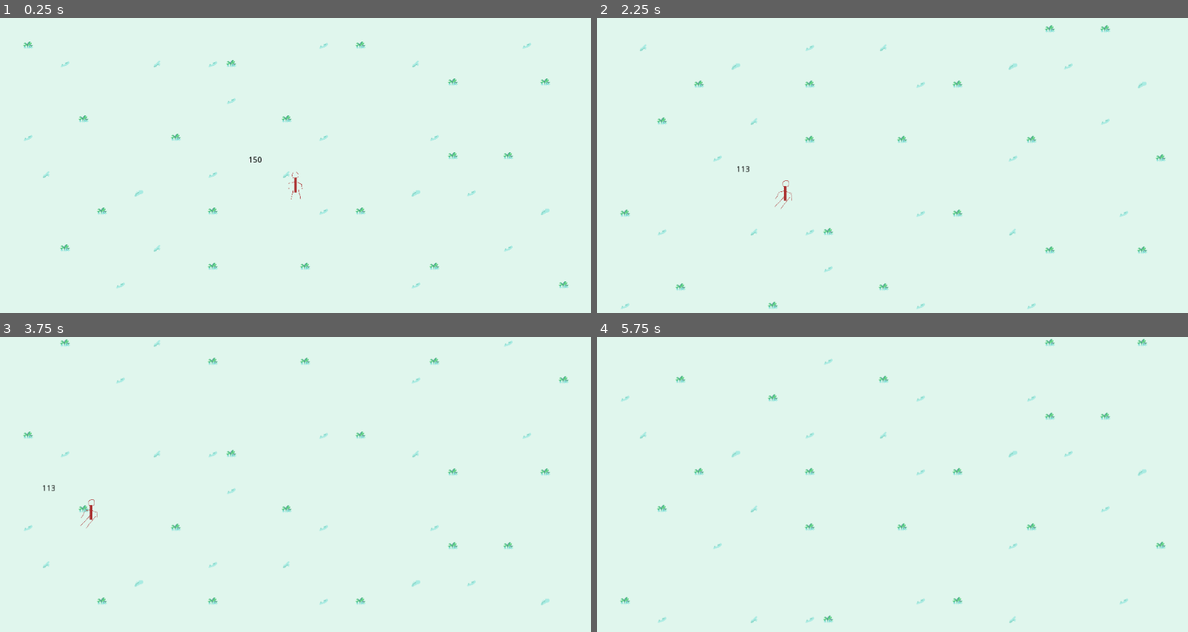
Above: before the commit, frames 1-4 (two rows, left to right).
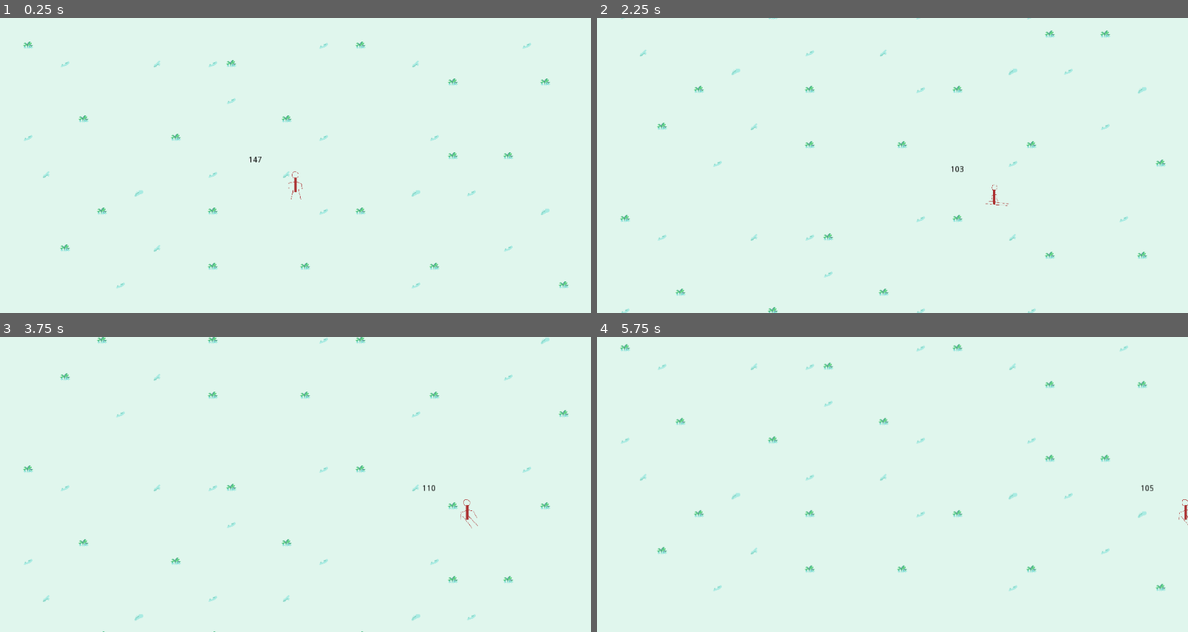
Above: after the commit, the same moments.

Repository: roycocup/ski
Game: Godot game, scene res://Scenes/World.tscn
The game is run twice, just before and just after one commit, with the same random seed, the same clock (stepped at 60 frames per second) and the same inputs.
Inputs:
- Up to frame 1 (0.25 s): no input
- Up to frame 2 (2.25 s): hold Right (ui_right) 0.53-1.28 s; hold 1 0.53-1.28 s; hold Down (ui_down) 1.28-2.03 s; tap 2 at 1.35 s; hold Right (ui_right) from 2.03 s (still down); hold 1 from 2.03 s (still down)
- Up to frame 3 (3.75 s): release 1 at 2.78 s; tap 2 at 2.85 s; tap Enter at 3.5 s; release Right (ui_right) at 3.53 s; hold Left (ui_left) from 3.53 s (still down); hold 1 from 3.53 s (still down)
- Up to frame 4 (5.75 s): release 1 at 4.28 s; tap 2 at 4.35 s; tap Space at 5 s; release Left (ui_left) at 5.03 s; hold Down (ui_down) from 5.03 s (still down); hold 1 from 5.03 s (still down)

The runs differ from the first frame. In frame 1, less than 0.1% of the frame differs, in the area x 42-52%, y 47-62%; in frame 2, 1.7%; in frame 3, 1.8%; in frame 4, 1.8%, in the area x 3-100%, y 0-97%.
Error before the commit: Invalid get index '3' (on base: 'Array'). (res://Scripts/FSM.gd:17)

Commit message:
implementing down on FSM

Diff:
--- a/Scripts/FSM.gd
+++ b/Scripts/FSM.gd
@@ -1,7 +1,7 @@
 extends Node
 
 enum states {RESET, LEFT1, LEFT2, RIGHT1, RIGHT2}
-enum events {LEFT, RIGHT}
+enum events {LEFT, RIGHT, RESET}
 
 var registered_states = []
 var current_state = null
@@ -16,14 +16,10 @@
 func handle(event):
 	var state = registered_states[current_state]
 	for link in state.allowed:
-		if link.event == events.LEFT:
-			current_state = state.allowed[events.LEFT].state
-		if link.event == events.RIGHT:
-			current_state = state.allowed[events.RIGHT].state
-
-
+		if link.event == event:
+			current_state = state.allowed[event].to_state
 
 
 class State:
 	var current = null
-	var allowed = [{"event":null, "state":null}]
+	var allowed = [{"event":null, "to_state":null}]
--- a/Scripts/Player.gd
+++ b/Scripts/Player.gd
@@ -19,72 +19,73 @@
 	animate()
 	check_reset_background()
 
+# Sets all possible states and their links to the next states
 func init_states():
 	FSM.add_state(
 		FSM.states.RESET, [
-			{"event":FSM.events.LEFT, "state":FSM.states.LEFT1},
-			{"event":FSM.events.RIGHT, "state":FSM.states.RIGHT1},
+			{"event":FSM.events.LEFT, "to_state":FSM.states.LEFT1},
+			{"event":FSM.events.RIGHT, "to_state":FSM.states.RIGHT1},
 		])
-	# FSM.add_state(FSM.states.LEFT1, [FSM.states.LEFT2, FSM.states.RESET])
-	# FSM.add_state(FSM.states.LEFT2, [FSM.states.LEFT1])
-	# FSM.add_state(FSM.states.RIGHT1, [FSM.states.RIGHT2, FSM.states.RESET])
-	# FSM.add_state(FSM.states.RIGHT2, [FSM.states.RIGHT1])
+	FSM.add_state(
+		FSM.states.LEFT1, [
+			{"event":FSM.events.LEFT, "to_state":FSM.states.LEFT2},
+			{"event":FSM.events.RIGHT, "to_state":FSM.states.RESET},
+		])
+	FSM.add_state(
+		FSM.states.LEFT2, [
+			{"event":FSM.events.LEFT, "to_state":FSM.states.LEFT2},
+			{"event":FSM.events.RIGHT, "to_state":FSM.states.LEFT1},
+		])
+	FSM.add_state(
+		FSM.states.RIGHT1, [
+			{"event":FSM.events.LEFT, "to_state":FSM.states.RESET},
+			{"event":FSM.events.RIGHT, "to_state":FSM.states.RIGHT2},
+		])
+	FSM.add_state(
+		FSM.states.RIGHT2, [
+			{"event":FSM.events.LEFT, "to_state":FSM.states.RIGHT1},
+			{"event":FSM.events.RIGHT, "to_state":FSM.states.RIGHT2},
+		])
+
 	FSM.current_state = FSM.states.RESET
 
+# Asks for FSM to transition the state based on input
 func input_listen(delta):
 	if Input.is_action_just_pressed("ui_right"):
 		FSM.handle(FSM.events.RIGHT)
 	if Input.is_action_just_pressed("ui_left"):
 		FSM.handle(FSM.events.LEFT)
+	if Input.is_action_just_pressed("ui_down"):
+		FSM.handle(FSM.events.RESET)
 
 func animate():
-	if FSM.current_state == FSM.states.RESET:
-		linear_velocity = Vector2(0, speed)
-		animate_reset()
-		return
-	if FSM.current_state == FSM.states.RIGHT1:
-		region = {x=158, y=10, w=60, h=100}
-		linear_damp = .1
-	if FSM.current_state == FSM.states.RIGHT2:
-		region = {x=276, y=11, w=83, h=74}
-		linear_damp = .5
-	if FSM.current_state == FSM.states.LEFT1:
-		region = {x=158, y=10, w=60, h=100}
-		linear_damp = .1
-	if FSM.current_state == FSM.states.LEFT2:
-		region = {x=276, y=11, w=83, h=74}
-		linear_damp = .5
-
-	linear_velocity = Vector2(-speed * .75, speed * .75)
-	set_animate_region(true)
-
-# func input_listen_old(delta):
-# 	if Input.is_action_just_pressed("ui_right"):
-# 		if status == States.RIGHT1:
-# 			status = States.RIGHT2
-# 			region = {x=276, y=11, w=83, h=74}
-# 			linear_damp = .5
-# 		else:
-# 			status = States.RIGHT1
-# 			region = {x=158, y=10, w=60, h=100}
-# 			linear_damp = .1
-# 		linear_velocity = Vector2(speed * .75, speed * .75)
-# 		set_animate_region()
-# 	if Input.is_action_just_pressed("ui_left"):
-# 		if status == States.LEFT1:
-# 			status = States.LEFT2
-# 			region = {x=276, y=11, w=83, h=74}
-# 			linear_damp = .5
-# 		else:
-# 			status = States.LEFT1
-# 			region = {x=158, y=10, w=60, h=100}
-# 			linear_damp = .1
-# 		linear_velocity = Vector2(-speed * .75, speed * .75)
-# 		set_animate_region(true)
-# 	if Input.is_key_pressed(KEY_DOWN):
-# 		status = States.RESET
-# 		linear_velocity = Vector2(0, speed)
-# 		animate_reset()
+	if Input.is_action_just_pressed("ui_left") \
+		or Input.is_action_just_pressed("ui_right") \
+		or Input.is_action_just_pressed("ui_down"):
+		if FSM.current_state == FSM.states.RESET:
+			linear_velocity = Vector2(0, speed)
+			animate_reset()
+			return
+		if FSM.current_state == FSM.states.RIGHT1:
+			region = {x=158, y=10, w=60, h=100}
+			linear_damp = .1
+			linear_velocity = Vector2(speed * .75, speed * .75)
+			set_animate_region()
+		if FSM.current_state == FSM.states.RIGHT2:
+			region = {x=276, y=11, w=83, h=74}
+			linear_damp = .5
+			linear_velocity = Vector2(speed * .75, speed * .75)
+			set_animate_region()
+		if FSM.current_state == FSM.states.LEFT1:
+			region = {x=158, y=10, w=60, h=100}
+			linear_damp = .1
+			linear_velocity = Vector2(-speed * .75, speed * .75)
+			set_animate_region(true)
+		if FSM.current_state == FSM.states.LEFT2:
+			region = {x=276, y=11, w=83, h=74}
+			linear_damp = .5
+			linear_velocity = Vector2(-speed * .75, speed * .75)
+			set_animate_region(true)
 
 func animate_reset():
 	region = {x=35, y=10, w=49, h=97}
